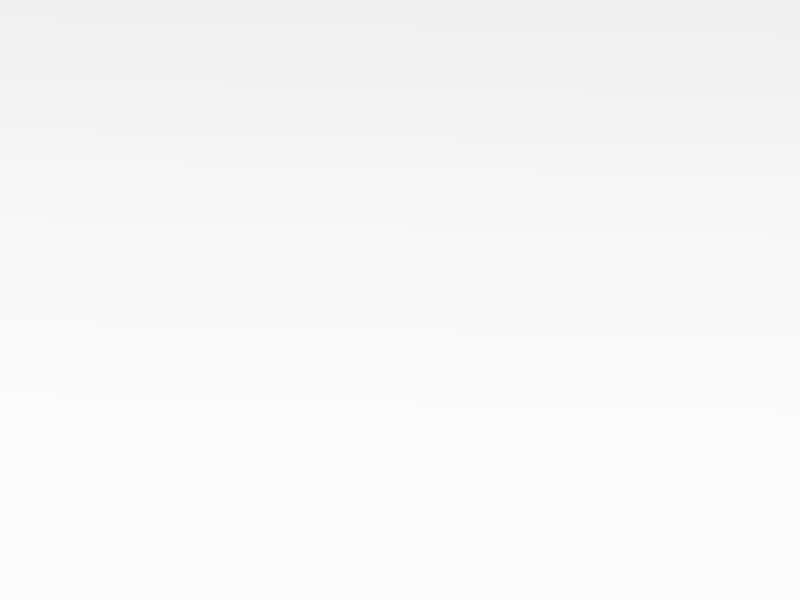
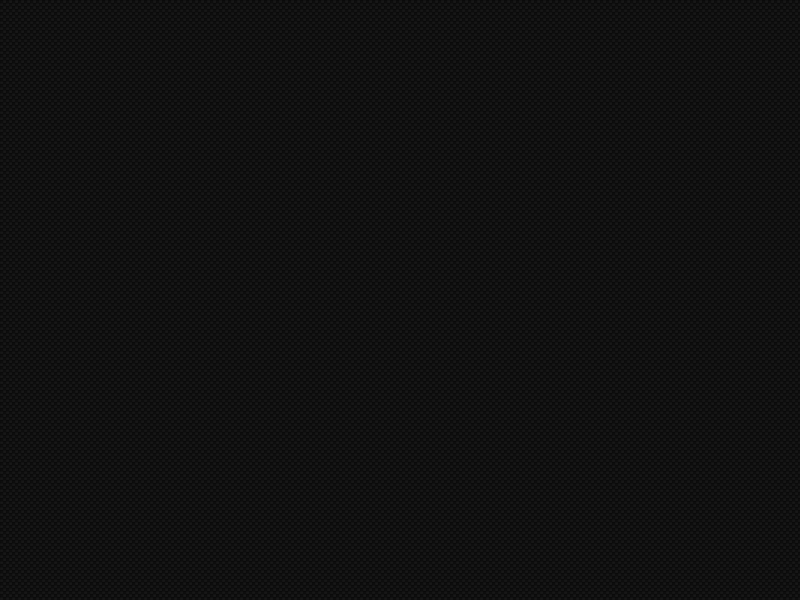
The second 800x600 image is a revision of the first. Changes to its layers:
added group "style1" with 1 layers above "default" over (0, 0, 800, 600)
added layer "形狀 1" (1st of 2, in "style1") in group "style1" over (0, 0, 800, 600)
added group "default" with 1 layers above "圖層 0" over (0, 0, 800, 600)
moved "形狀 1" (2nd of 2, in "default") into group "default" over (0, 0, 800, 600)
